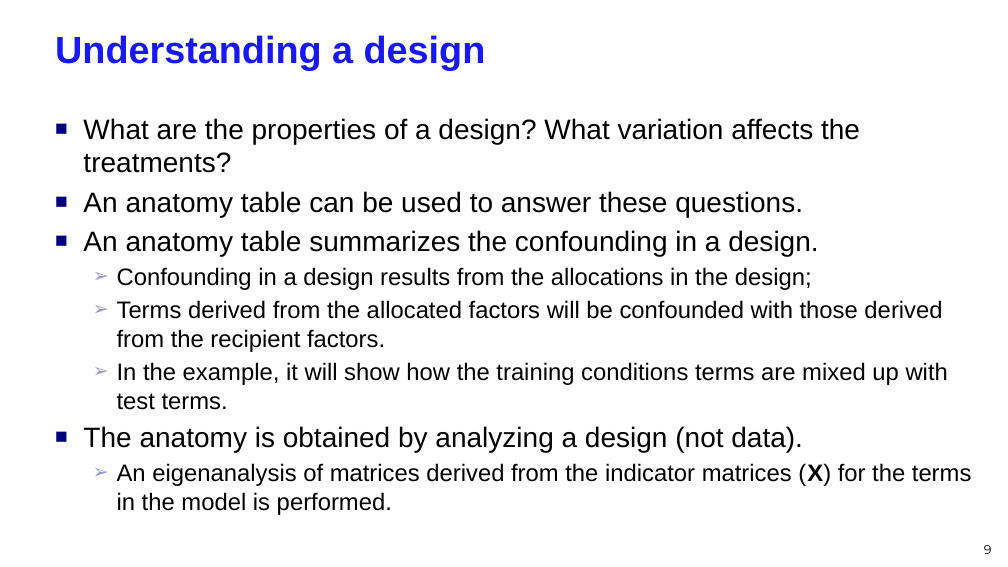
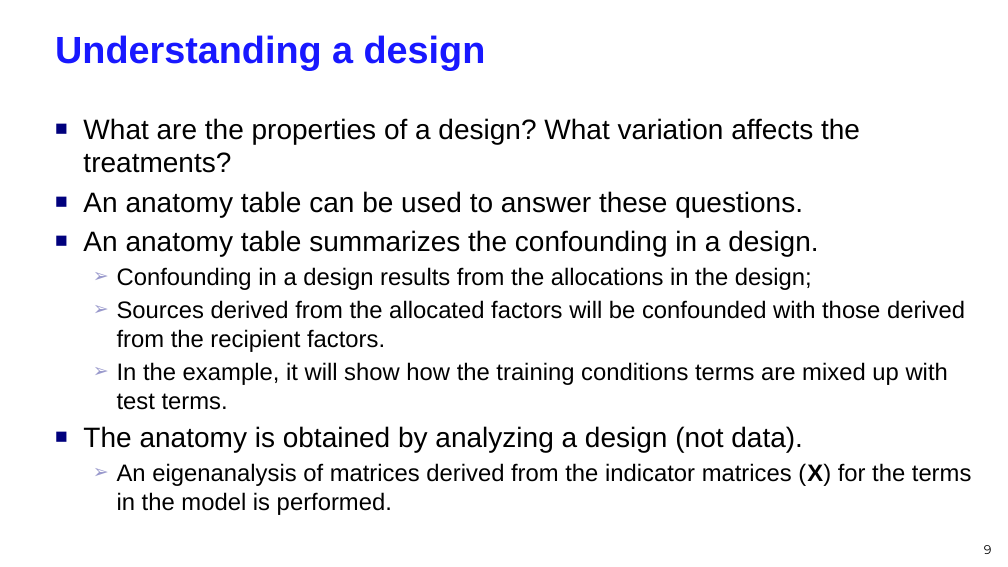
Before and after one commit to briencj/webcjb, a slide deck: slide 9 of multitier/TwoPhaseHumanExpt.v1.ppsx. Drawn at 1008x567 pixels with LibreOffice and Linux fonts; fonts in the diff are those of the drawing. Boxes give left, top, right and bottom in pixels: in the first picture for what was removed or moved away, otherwise in the second. Text is boxed around its words. In the diff, an @@ line names an element or a change of style, - is before the commit and + after.

```diff
--- a/multitier/TwoPhaseHumanExpt.v1.ppsx
+++ b/multitier/TwoPhaseHumanExpt.v1.ppsx
@@ text at (117, 300, 965, 352): text changed @@
-  ➢ Terms derived from the allocated factors will be confounded with those derived from the recipient factors.
+  ➢ Sources derived from the allocated factors will be confounded with those derived from the recipient factors.
```
Also in this commit, not shown: 5 other slides changed.
